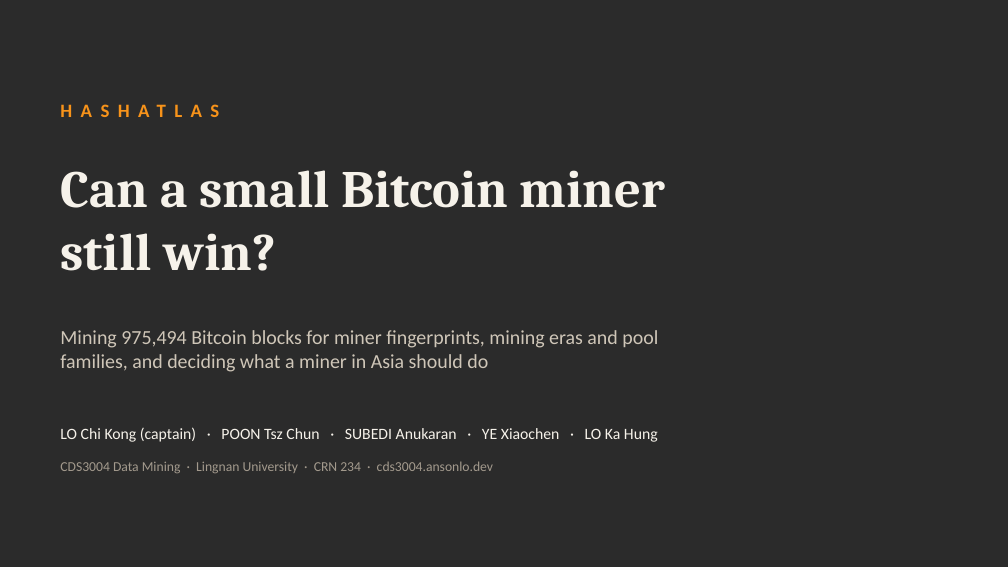
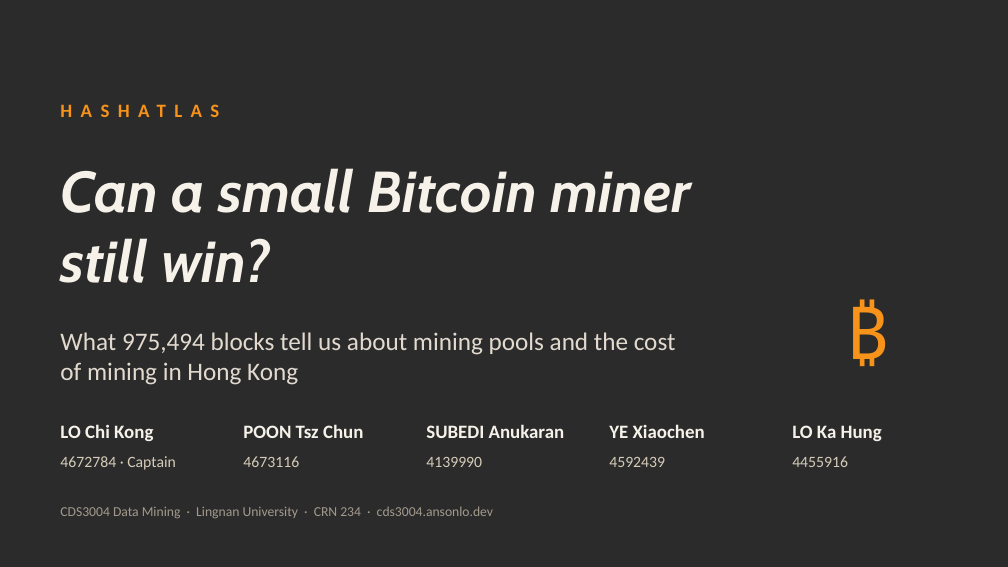
Before and after one commit to ansonlo-dev/HashAtlas, a slide deck: slide 1 of presentation/HashAtlas.pptx. Drawn at 1008x567 pixels with LibreOffice and Linux fonts; fonts in the diff are those of the drawing; background and template pictures are left out; a plain dark background stands for a picture behind light text. Boxes give left, top, right and bottom in pixels: in the first picture for what was removed or moved away, otherwise in the second. Text is boxed around its words. In the diff, an @@ line names an element or a change of style, - is before the commit and + after.

```diff
--- a/presentation/HashAtlas.pptx
+++ b/presentation/HashAtlas.pptx
@@ title "Can a small Bitcoin miner ..." at (60,168,691,283): size 50 to 55 pt, font Cambria to Cabin, italic on @@
@@ text added at (813,276,923,386), 69.6 pt, text #F7931A @@
+₿
@@ text at (60,332,676,385): text changed; size 19 to 24 pt; text colour #CFC6B8 to #E2DACF @@
-Mining 975,494 Bitcoin blocks for miner fingerprints, mining eras and pool families, and deciding what a miner in Asia should do
+What 975,494 blocks tell us about mining pools and the cost of mining in Hong Kong
@@ text removed at (60,427,658,442) @@
-LO Chi Kong (captain) · POON Tsz Chun · SUBEDI Anukaran · YE Xiaochen · LO Ka Hung
@@ text added at (60,424,153,441), 18 pt, text #F6F2EA, bold @@
+LO Chi Kong
@@ text added at (243,424,363,438), 18 pt, text #F6F2EA, bold @@
+POON Tsz Chun
@@ text added at (426,424,565,438), 18 pt, text #F6F2EA, bold @@
+SUBEDI Anukaran
@@ text added at (609,424,705,438), 18 pt, text #F6F2EA, bold @@
+YE Xiaochen
@@ text added at (792,425,882,441), 18 pt, text #F6F2EA, bold @@
+LO Ka Hung
@@ text added at (60,456,176,470), 15 pt, text #D6CBB9 @@
+4672784 · Captain
@@ text added at (243,456,299,467), 15 pt, text #D6CBB9 @@
+4673116
@@ text added at (426,457,482,467), 15 pt, text #D6CBB9 @@
+4139990
@@ text added at (609,457,665,467), 15 pt, text #D6CBB9 @@
+4592439
@@ text added at (792,456,848,467), 15 pt, text #D6CBB9 @@
+4455916
@@ text "CDS3004 Data Mining · Lingnan ...": place and size @@
-text "CDS3004 Data Mining · Lingnan ..." at (60,461,493,473)
+text "CDS3004 Data Mining · Lingnan ..." at (60,506,493,518)
```
Also in this commit, not shown: 21 other slides changed, 1 slide added, 15 other files.
